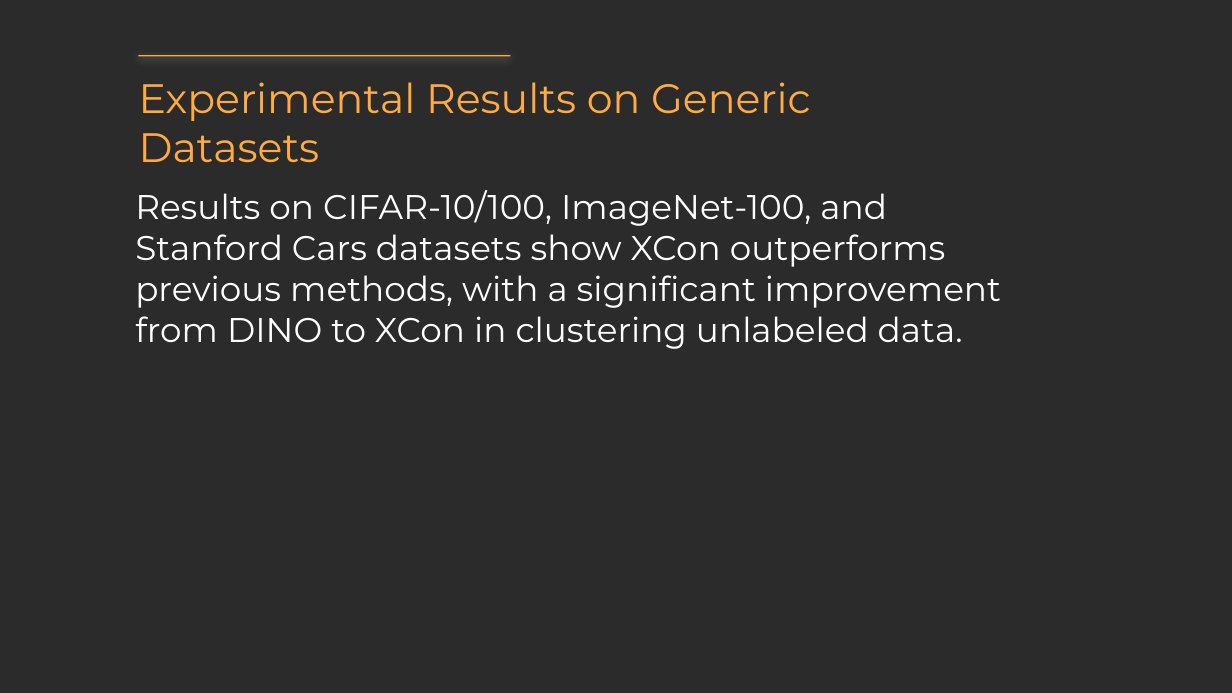
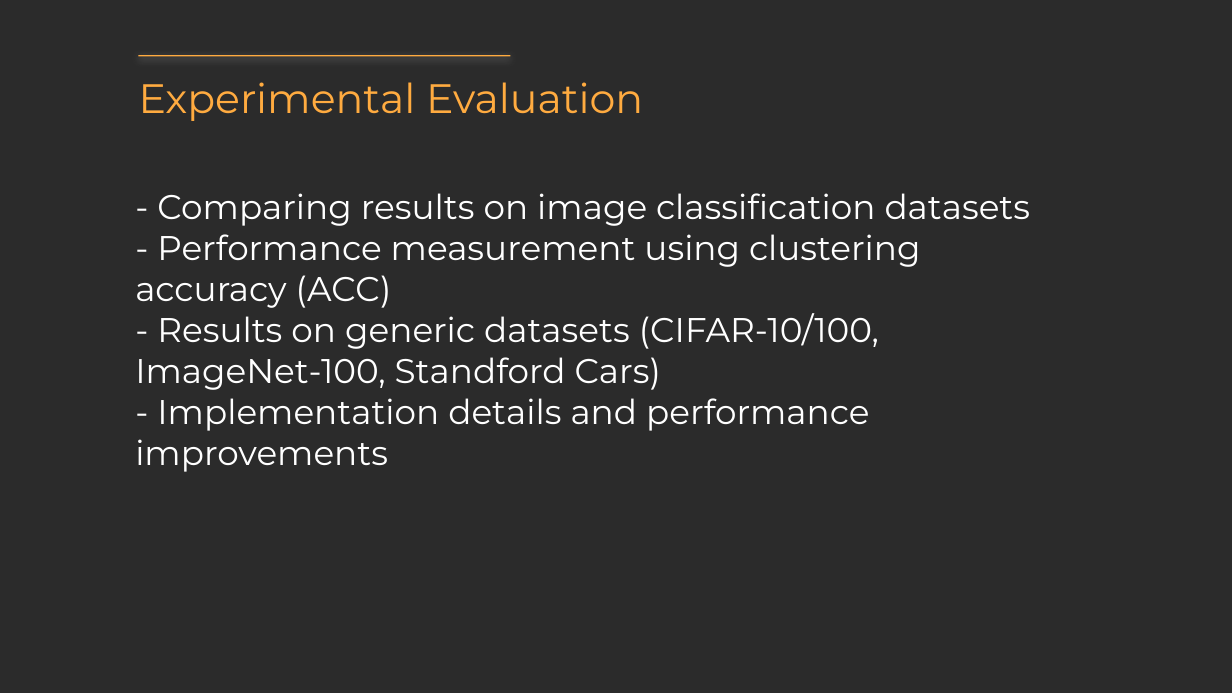
Before and after one commit to StephanieMussi/GRASPER, a slide deck: slide 6 of output/XCon Learning with Experts for Fine-grained Category Discovery.pptx (slide 5 before the commit). Drawn at 1232x693 pixels with LibreOffice and Linux fonts; fonts in the diff are those of the drawing; background and template pictures are left out; a plain dark background stands for a picture behind light text. Boxes give left, top, right and bottom in pixels: in the first picture for what was removed or moved away, otherwise in the second. Text is boxed around its words. In the diff, an @@ line names an element or a change of style, - is before the commit and + after.

```diff
--- a/output/XCon Learning with Experts for Fine-grained Category Discovery.pptx
+++ b/output/XCon Learning with Experts for Fine-grained Category Discovery.pptx
@@ text at (139,82,643,121): text changed @@
-Experimental Results on Generic Datasets
+Experimental Evaluation
@@ text at (135,193,1031,472): text changed @@
-Results on CIFAR-10/100, ImageNet-100, and Stanford Cars datasets show XCon outperforms previous methods, with a significant improvement from DINO to XCon in clustering unlabeled data.
+- Comparing results on image classification datasets
+- Performance measurement using clustering accuracy (ACC)
+- Results on generic datasets (CIFAR-10/100, ImageNet-100, Standford Cars)
+- Implementation details and performance improvements
```
Also in this commit, not shown: 3 other slides changed, 3 slides added, 4 slides removed, 14 other files.
